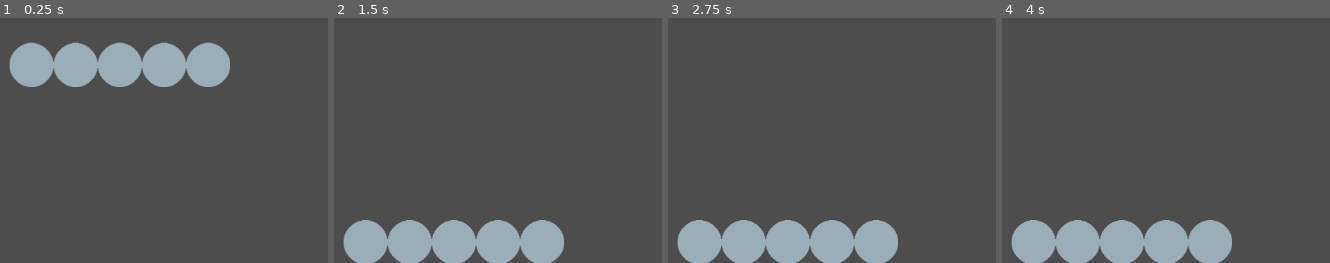
Above: before the commit, frames 1-4 (left to right).
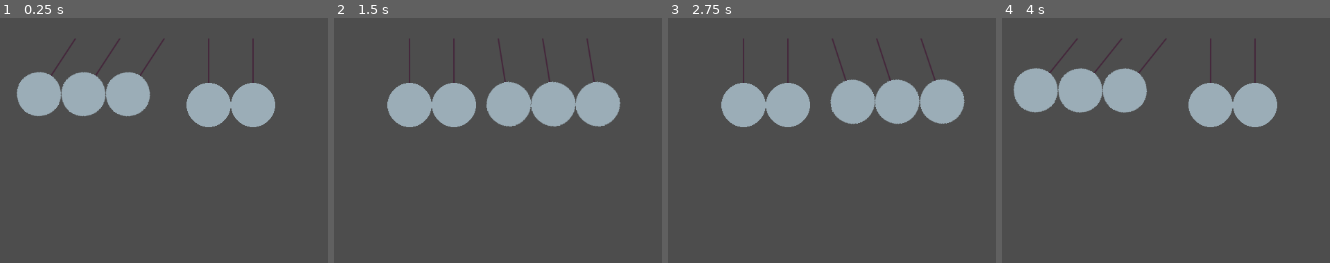
Above: after the commit, the same moments.

Repository: shakesbeare/NewtonsCradles
Game: Godot game, scene res://main.tscn
The game is run twice, just before and just after one commit, with the same random seed, the same clock (stepped at 60 frames per second) and the same inputs.
Inputs:
- Up to frame 1 (0.25 s): no input
- Up to frame 2 (1.5 s): no input
- Up to frame 3 (2.75 s): no input
- Up to frame 4 (4 s): no input

The runs differ from the first frame. In frame 1, 17% of the frame differs, in the area x 2-84%, y 8-45%; in frame 2, 20%; in frame 3, 20%; in frame 4, 20%, in the area x 2-84%, y 8-100%.

Commit message:
good progress

Diff:
--- a/BallManager.gd
+++ b/BallManager.gd
@@ -1,29 +1,61 @@
 extends Node
 
+signal start_angle(int, float)
 
-@export var ball_radius = 32
-var ball = preload("res://ball.tscn")
-
-var balls = []
+var newton_ball = preload("res://newton_ball.tscn")
+var number_balls: int = 5
+var newton_balls = []
 
 # Called when the node enters the scene tree for the first time.
 func _ready():
-    for i in range(5):
-        var b = ball.instantiate()
+    for i in range(number_balls):
+        var b = newton_ball.instantiate() # Node2D
         add_child(b)
-        b.position = Vector2(i * ball_radius, 10)
-        balls.append(b)
+        b.position = Vector2(i * 64, 0)
+        newton_balls.append(b)
 
-func check_collided(ball1, ball2):
-    var distance = ball1.position.distance_to(ball2.position)
-    if distance < ball_radius * 2:
-        return true
-    else:
-        return false
+        if i > 2:
+            start_angle.emit(i, 0)
+        else:
+            start_angle.emit(i, 45)
+
+    Engine.set_physics_ticks_per_second(1000)
+
+
+func collision():
+    # 0 1 . 1 2 . 2 3 . 3 4
+    # 1 0 . 2 1 . 3 2 . 4 3
+
+    for i in range(number_balls -1):
+        var apparatus1 = newton_balls[i]
+        var top_connector1 = apparatus1.get_node("top connector")
+        var apparatus2 = newton_balls[i + 1]
+        var top_connector2 = apparatus2.get_node("top connector")
+
+        var ball1_pos = Vector2(96 * sin(-top_connector1.rotation), 96 * cos(-top_connector1.rotation)) + apparatus1.position
+        var ball2_pos = Vector2(96 * sin(-top_connector2.rotation), 96 * cos(-top_connector2.rotation)) + apparatus2.position
+
+        var distance = (ball2_pos - ball1_pos).length()
+
+        if distance <= 64:
+            # set the distance = 64 and update the rotations
+            var angle = (top_connector1.rotation + top_connector2.rotation) / 2
+            top_connector1.rotation = angle
+            top_connector2.rotation = angle
+
+            var temp = top_connector1.angular_velocity
+            top_connector1.angular_velocity = top_connector2.angular_velocity
+            top_connector2.angular_velocity = temp
+
+            if top_connector1.angular_velocity < 0.0001:
+                top_connector1.angular_velocity = 0
+            elif top_connector2.angular_velocity < 0.0001:
+                top_connector2.angular_velocity = 0
+
 
 func _physics_process(delta):
-    # check collision
-    for i in range(balls.size()):
-        for j in range(i + 1, balls.size()):
-            if check_collided(balls[i], balls[j]):
-                print("collision")
+    # loop through all the newton_balls
+    # if any positions overlap (distance from center to center >= 64)
+    # then, collide
+
+    collision()
--- /dev/null
+++ b/ball_rotator.gd
@@ -0,0 +1,57 @@
+class_name BallRotator
+extends Node2D
+
+static var last_id: int = 0
+
+@export var ball: Node2D
+
+var id: int
+var angular_velocity: float:
+    get:
+        return angular_momentum / I
+    set(value):
+        angular_momentum = I * value
+
+var torque: float
+var angular_momentum: float
+var period: float
+
+var R: float = 1:
+    set(value):
+        period = 2 * PI * sqrt(R / Physics.g)
+
+var I = a * M * R ** 2
+
+# T = -R(mg sin(theta) )
+const M: float = 1 # M should cancel, but here add a parameter to test it
+const a: float = 1
+
+func _init():
+    self.id = last_id
+    last_id += 1
+
+func _ready():
+    var bm = get_tree().get_root().get_node("/root/Node2D/BallManager")
+    bm.start_angle.connect(_on_set_angle)
+
+    period = 2 * PI * sqrt(R / Physics.g)
+
+
+# Called every frame. 'delta' is the elapsed time since the previous frame.
+func _physics_process(delta):
+
+    # handle acceleration due to gravity
+    # https://pressbooks.online.ucf.edu/phy2048tjb/chapter/15-4-pendulums/
+    torque = -R * (M * Physics.g * sin(self.rotation))
+    var angular_acceleration = torque / I # torque = I * angular_acceleration
+    var d_omega = angular_acceleration * delta
+    angular_velocity += d_omega
+
+    self.rotation += angular_velocity * delta
+
+func _on_set_angle(i: int, angle: float):
+    if self.id == i:
+        self.rotation_degrees = angle
+
+func _on_rope_rope_length(r: float):
+    R = r
--- a/main.tscn
+++ b/main.tscn
@@ -15,8 +15,7 @@
 
 [node name="CollisionShape2D" type="CollisionShape2D" parent="StaticBody2D"]
 position = Vector2(0.205723, 161.297)
-scale = Vector2(1, 1)
 shape = SubResource("RectangleShape2D_q7bii")
 
-[node name="BallManager" type="Node" parent="."]
+[node name="BallManager" type="Node2D" parent="."]
 script = ExtResource("1_s63q8")
--- a/newton_ball.tscn
+++ b/newton_ball.tscn
@@ -1,3 +1,29 @@
-[gd_scene format=3 uid="uid://dxla34mkyl0lv"]
+[gd_scene load_steps=5 format=3 uid="uid://dxla34mkyl0lv"]
+
+[ext_resource type="Script" path="res://ball_rotator.gd" id="1_avpws"]
+[ext_resource type="Texture2D" uid="uid://cm32hi5v861wb" path="res://rope.png" id="2_s6y51"]
+[ext_resource type="Script" path="res://rope.gd" id="3_28mj5"]
+[ext_resource type="Texture2D" uid="uid://c2cu0uwv2hbfq" path="res://ball.png" id="3_c3e6g"]
 
 [node name="newton_ball" type="Node2D"]
+
+[node name="top connector" type="Node2D" parent="." node_paths=PackedStringArray("ball")]
+script = ExtResource("1_avpws")
+ball = NodePath("rope/bottom connector/ball")
+
+[node name="rope" type="Sprite2D" parent="top connector" node_paths=PackedStringArray("ball", "bottom_connector")]
+position = Vector2(0, 32)
+texture = ExtResource("2_s6y51")
+script = ExtResource("3_28mj5")
+length = 1.0
+ball = NodePath("bottom connector/ball")
+bottom_connector = NodePath("bottom connector")
+
+[node name="bottom connector" type="Node2D" parent="top connector/rope"]
+position = Vector2(0, 32)
+
+[node name="ball" type="Sprite2D" parent="top connector/rope/bottom connector"]
+position = Vector2(0, 32)
+texture = ExtResource("3_c3e6g")
+
+[connection signal="rope_length" from="top connector/rope" to="top connector" method="_on_rope_rope_length"]
--- /dev/null
+++ b/physics.gd
@@ -0,0 +1,6 @@
+class_name Physics
+
+static var g = 9.8
+
+static func convert_rad_omega_to_deg(omega: float):
+    return omega * 360 / (2 * PI)
--- a/project.godot
+++ b/project.godot
@@ -14,3 +14,7 @@
 run/main_scene="res://main.tscn"
 config/features=PackedStringArray("4.1", "Forward Plus")
 config/icon="res://icon.svg"
+
+[dotnet]
+
+project/assembly_name="NewtonsCradles"
--- /dev/null
+++ b/rope.gd
@@ -0,0 +1,20 @@
+class_name Rope
+extends Sprite2D
+
+signal rope_length(float)
+
+const sprite_height: float = 64
+
+@export var length: float = 2
+@export var ball: Node2D
+@export var bottom_connector: Node2D
+
+func _ready():
+    self.scale = Vector2(1, length)
+    ball.scale = Vector2(1, 1 / length)
+
+    self.position.y = sprite_height * length / 2
+    bottom_connector.position.y = sprite_height * length / 2
+    ball.position.y = 32
+
+    rope_length.emit(length)
